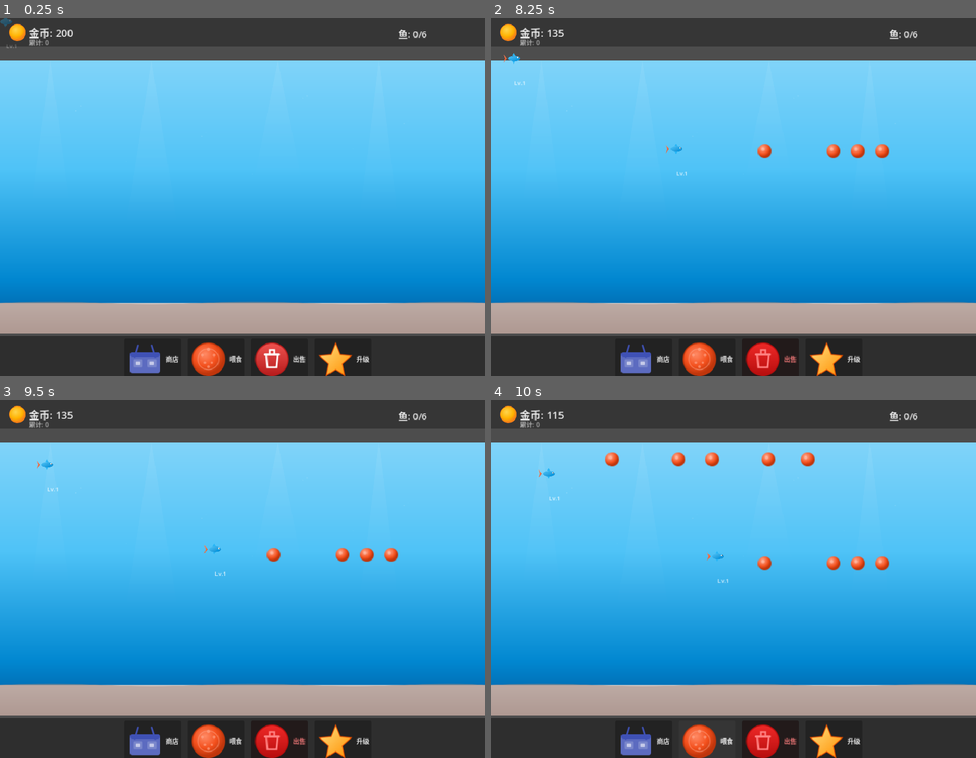
Above: before the commit, frames 1-4 (two rows, left to right).
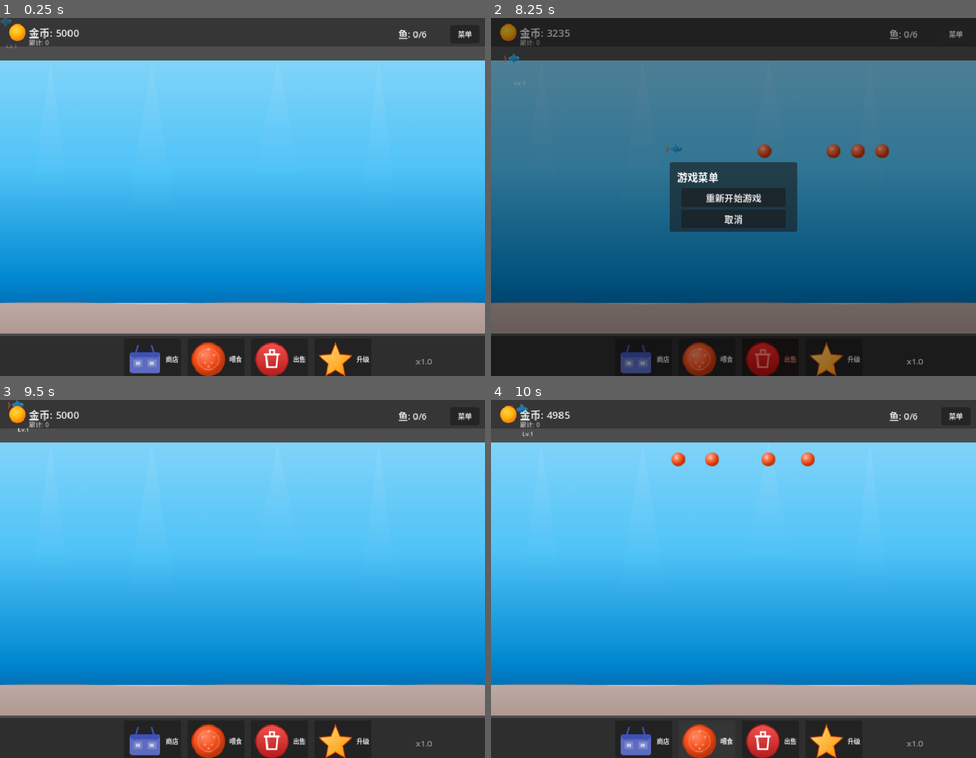
Above: after the commit, the same moments.

Repository: ZhanXuzhao/Deskquarium
Game: Godot game, scene res://main.tscn
Two runs of this game, one before a commit and one after it. Both use one fixed random seed, a clock stepped at 60 frames per second and the inputs below.
Inputs (mouse positions are in pixels of both pictures, inside the frame that each line leads up to):
- Up to frame 1 (0.25 s): no input
- Up to frame 2 (8.25 s): click (956, 35) at 0.5 s, where only the run after the commit has a clickable "菜单"; click (733, 218) at 1.25 s, where only the run after the commit has a clickable "取消"; click "商店" at 2 s; click "关闭" at 2.75 s; click "喂食" at 3.5 s; click "出售" at 4.25 s; click "升级" at 5 s; click "商店" at 5.75 s; click "购买" at 6.5 s; click "关闭" at 7.25 s; click (956, 35) at 8 s, where only the run after the commit has a clickable "菜单"
- Up to frame 3 (9.5 s): click (242, 579) at 8.75 s, where only the run after the commit has a clickable "重新开始游戏"
- Up to frame 4 (10 s): click "喂食" at 9.5 s

The runs differ from the first frame. In frame 1, less than 0.1% of the frame differs, in the area x 11-98%, y 3-97%; in frame 2, 83%, in the area x 0-100%, y 1-100%; in frame 3, 1.0%; in frame 4, 1.1%.
Error after the commit: Invalid assignment of property or key 'text' with value of type 'String' on a base object of type 'Nil'. (res://scripts/main.gd:241)

Commit message:
Add fish info panel, game menu, timescale controls, and UI improvements
- Add fish info panel with species name, level, hunger, description, and sell price
- Add game menu with restart option
- Add timescale controls (-/= keys) with visual indicator
- Add menu button to HUD
- Improve input handling with priority queue for menu/shop/info/sell modes
- Add sell mode visual feedback
- Update UI positioning on window resize
- Add new fish assets (angelfish, arowana, goldfish, guppy PNGs)

Diff:
--- a/autoload/global.gd
+++ b/autoload/global.gd
@@ -11,9 +11,10 @@
 signal sell_mode_changed(active: bool)
 signal shop_panel_toggled(visible: bool)
 signal decoration_shop_toggled(visible: bool)
+signal fish_info_requested(fish: Node2D)
 signal game_loaded()
 
-var coins: int = 200:
+var coins: int = 5000:
 	set(value):
 		coins = max(value, 0)
 		coins_changed.emit(coins)
@@ -103,7 +104,7 @@
 
 
 func load_save_data(data: Dictionary) -> void:
-	coins = data.get("coins", 200)
+	coins = data.get("coins", 5000)
 	total_earned = data.get("total_earned", 0)
 	var saved_unlocked = data.get("unlocked_species", [])
 	for i in saved_unlocked.size():
@@ -116,3 +117,17 @@
 	max_fish = data.get("max_fish", 6)
 	check_unlocks()
 	game_loaded.emit()
+
+
+func reset_state() -> void:
+	coins = 5000
+	total_earned = 0
+	fish_count = 0
+	max_fish = 6
+	save_dirty = false
+	feed_mode = false
+	sell_mode = false
+	unlocked_species = []
+	unlocked_species.resize(FishData.Species.COUNT)
+	unlocked_species[FishData.Species.GUPPY] = true
+	owned_decorations.clear()
--- a/autoload/save_manager.gd
+++ b/autoload/save_manager.gd
@@ -34,4 +34,5 @@
 func reset_save() -> void:
 	if FileAccess.file_exists(SAVE_PATH):
 		DirAccess.remove_absolute(SAVE_PATH)
+	Global.reset_state()
 	get_tree().reload_current_scene()
--- a/scripts/fish/fish.gd
+++ b/scripts/fish/fish.gd
@@ -171,9 +171,12 @@
 
 
 func _on_input_event(_viewport: Node, event: InputEvent, _shape_idx: int) -> void:
-	if event is InputEventMouseButton and event.pressed and event.button_index == MOUSE_BUTTON_LEFT:
-		if Global.sell_mode and get_sellable():
-			_sell_fish()
+	if event is InputEventMouseButton and event.pressed:
+		if event.button_index == MOUSE_BUTTON_LEFT:
+			if Global.sell_mode and get_sellable():
+				_sell_fish()
+		elif event.button_index == MOUSE_BUTTON_RIGHT:
+			Global.fish_info_requested.emit(self)
 
 
 func _on_mouse_entered() -> void:
--- a/scripts/main.gd
+++ b/scripts/main.gd
@@ -7,6 +7,9 @@
 @onready var decoration_container: Node2D = $Aquarium/DecorationContainer
 
 var shop_panel_open: bool = false
+var _selected_fish: Node2D = null
+var _prev_minus: bool = false
+var _prev_equal: bool = false
 
 var aquarium_bounds: Rect2:
 	get:
@@ -18,12 +21,24 @@
 
 var _fish_shop_list: VBoxContainer
 var _deco_shop_list: VBoxContainer
+var _fish_info_panel: Panel = null
+var _fish_info_name: Label = null
+var _fish_info_name_en: Label = null
+var _fish_info_level: Label = null
+var _fish_info_hunger: Label = null
+var _fish_info_desc: Label = null
+var _fish_info_sell: Label = null
+var _timescale_label: Label = null
+var _game_menu_panel: Panel = null
+var _game_menu_bg: ColorRect = null
+var _menu_open: bool = false
 
 
 func _ready() -> void:
 	Global.fish_added.connect(_on_fish_added)
 	Global.fish_sold.connect(_on_fish_sold)
 	Global.shop_panel_toggled.connect(_on_shop_toggled)
+	Global.fish_info_requested.connect(_on_fish_info_requested)
 
 	get_window().size_changed.connect(_on_window_resized)
 
@@ -37,6 +52,7 @@
 func _on_window_resized() -> void:
 	_setup_aquarium()
 	_update_ui_positions()
+	_update_fish_info_panel_position()
 	for fish in fish_container.get_children():
 		if fish.has_method("set_aquarium_bounds"):
 			fish.set_aquarium_bounds(aquarium_bounds)
@@ -95,10 +111,25 @@
 
 func _handle_input() -> void:
 	if Input.is_action_just_pressed("ui_cancel"):
-		if shop_panel_open:
+		if _menu_open:
+			_toggle_game_menu()
+		elif shop_panel_open:
 			toggle_shop()
+		elif _selected_fish != null:
+			_hide_fish_info()
 		elif Global.sell_mode:
 			Global.sell_mode = false
+
+	var minus_pressed := Input.is_key_pressed(KEY_MINUS)
+	var equal_pressed := Input.is_key_pressed(KEY_EQUAL)
+	if minus_pressed and not _prev_minus:
+		Engine.time_scale = max(0.1, Engine.time_scale - 0.5)
+		_timescale_changed()
+	if equal_pressed and not _prev_equal:
+		Engine.time_scale = min(5.0, Engine.time_scale + 0.5)
+		_timescale_changed()
+	_prev_minus = minus_pressed
+	_prev_equal = equal_pressed
 
 
 func _setup_ui() -> void:
@@ -111,6 +142,9 @@
 	_build_hud(ui, view_size)
 	_build_shop_panel(ui, view_size)
 	_build_bottom_bar(ui, view_size)
+	_build_fish_info_panel(ui, view_size)
+	_build_game_menu(ui, view_size)
+	_build_timescale_label(ui, view_size)
 
 
 func _update_ui_positions() -> void:
@@ -164,6 +198,24 @@
 	if shop_panel:
 		shop_panel.position = Vector2(view_size.x / 2 - 250, view_size.y / 2 - 210)
 
+	_update_fish_info_panel_position()
+
+	# Menu button
+	var menu_btn := ui.get_node_or_null("MenuBtn") as Button
+	if menu_btn:
+		menu_btn.position = Vector2(view_size.x - 60, 12)
+
+	# Game menu
+	if _game_menu_bg:
+		_game_menu_bg.size = view_size
+		_game_menu_bg.position = Vector2.ZERO
+	if _game_menu_panel:
+		_game_menu_panel.position = Vector2(view_size.x / 2 - 110, view_size.y / 2 - 60)
+
+	# Timescale label
+	if _timescale_label:
+		_timescale_label.position = Vector2(view_size.x - 120, view_size.y - 35)
+
 
 func _build_hud(ui: CanvasLayer, view_size: Vector2) -> void:
 	var bg := ColorRect.new()
@@ -211,6 +263,16 @@
 	Global.fish_added.connect(update_fish_count)
 	Global.fish_sold.connect(update_fish_count)
 	Global.game_loaded.connect(update_fish_count)
+
+	# Menu button
+	var menu_btn := Button.new()
+	menu_btn.name = "MenuBtn"
+	menu_btn.text = "菜单"
+	menu_btn.position = Vector2(view_size.x - 60, 12)
+	menu_btn.size = Vector2(50, 26)
+	menu_btn.add_theme_font_size_override("font_size", 12)
+	ui.add_child(menu_btn)
+	menu_btn.pressed.connect(_toggle_game_menu)
 
 
 func _build_shop_panel(ui: CanvasLayer, view_size: Vector2) -> void:
@@ -484,3 +546,177 @@
 func _on_shop_toggled(visible: bool) -> void:
 	if visible:
 		toggle_shop()
+
+
+# ── Fish Info Panel ──────────────────────────────────────────────────────
+
+func _build_fish_info_panel(ui: CanvasLayer, view_size: Vector2) -> void:
+	_fish_info_panel = Panel.new()
+	_fish_info_panel.name = "FishInfoPanel"
+	_fish_info_panel.size = Vector2(220, 140)
+	_fish_info_panel.visible = false
+	ui.add_child(_fish_info_panel)
+
+	var margin := 8
+	var line_h := 20
+
+	_fish_info_name = Label.new()
+	_fish_info_name.name = "FishInfoName"
+	_fish_info_name.position = Vector2(margin, margin)
+	_fish_info_name.add_theme_font_size_override("font_size", 16)
+	_fish_info_panel.add_child(_fish_info_name)
+
+	_fish_info_name_en = Label.new()
+	_fish_info_name_en.name = "FishInfoNameEn"
+	_fish_info_name_en.position = Vector2(margin + 2, margin + line_h)
+	_fish_info_name_en.add_theme_font_size_override("font_size", 10)
+	_fish_info_name_en.modulate = Color(1, 1, 1, 0.6)
+	_fish_info_panel.add_child(_fish_info_name_en)
+
+	_fish_info_level = Label.new()
+	_fish_info_level.name = "FishInfoLevel"
+	_fish_info_level.position = Vector2(margin, margin + line_h * 2 + 2)
+	_fish_info_level.add_theme_font_size_override("font_size", 13)
+	_fish_info_panel.add_child(_fish_info_level)
+
+	_fish_info_hunger = Label.new()
+	_fish_info_hunger.name = "FishInfoHunger"
+	_fish_info_hunger.position = Vector2(margin, margin + line_h * 3 + 2)
+	_fish_info_hunger.add_theme_font_size_override("font_size", 12)
+	_fish_info_panel.add_child(_fish_info_hunger)
+
+	_fish_info_desc = Label.new()
+	_fish_info_desc.name = "FishInfoDesc"
+	_fish_info_desc.position = Vector2(margin, margin + line_h * 4 + 2)
+	_fish_info_desc.add_theme_font_size_override("font_size", 10)
+	_fish_info_desc.modulate = Color(1, 1, 1, 0.7)
+	_fish_info_desc.autowrap_mode = TextServer.AUTOWRAP_WORD_SMART
+	_fish_info_desc.size = Vector2(204, 30)
+	_fish_info_panel.add_child(_fish_info_desc)
+
+	_fish_info_sell = Label.new()
+	_fish_info_sell.name = "FishInfoSell"
+	_fish_info_sell.position = Vector2(margin, margin + line_h * 6 + 2)
+	_fish_info_sell.add_theme_font_size_override("font_size", 11)
+	_fish_info_sell.modulate = Color(1, 0.8, 0.4, 0.9)
+	_fish_info_panel.add_child(_fish_info_sell)
+
+	_update_fish_info_panel_position()
+
+
+func _update_fish_info_panel_position() -> void:
+	if _fish_info_panel == null:
+		return
+	var view_size := get_viewport_rect().size
+	_fish_info_panel.position = Vector2(10, view_size.y - 70 - _fish_info_panel.size.y - 8)
+
+
+func _on_fish_info_requested(fish: Node2D) -> void:
+	if not is_instance_valid(fish):
+		return
+	_selected_fish = fish
+	_refresh_fish_info_panel()
+	_fish_info_panel.visible = true
+
+
+func _refresh_fish_info_panel() -> void:
+	if _selected_fish == null or not is_instance_valid(_selected_fish):
+		return
+	var f := _selected_fish
+	var species: int = f.species
+	var lv: int = f.get_level()
+	var hunger_pct: int = int(f.hunger * 100)
+	_fish_info_name.text = FishData.get_species_name(species)
+	_fish_info_name_en.text = FishData.get_species_name_en(species)
+	_fish_info_level.text = "等级: %d / %d" % [lv, FishData.get_max_level(species)]
+	_fish_info_hunger.text = "饱食度: %d%%" % hunger_pct
+	_fish_info_desc.text = FishData.get_description(species)
+	if f.get_sellable():
+		_fish_info_sell.text = "售价: ¥%d" % f.get_sell_price()
+	else:
+		_fish_info_sell.text = "状态: 死亡"
+
+
+func _hide_fish_info() -> void:
+	_selected_fish = null
+	if _fish_info_panel:
+		_fish_info_panel.visible = false
+
+
+# ── Game Menu ───────────────────────────────────────────────────────────
+
+func _build_game_menu(ui: CanvasLayer, view_size: Vector2) -> void:
+	_game_menu_bg = ColorRect.new()
+	_game_menu_bg.name = "GameMenuBg"
+	_game_menu_bg.color = Color(0, 0, 0, 0.4)
+	_game_menu_bg.size = view_size
+	_game_menu_bg.position = Vector2.ZERO
+	_game_menu_bg.visible = false
+	_game_menu_bg.mouse_filter = Control.MOUSE_FILTER_STOP
+	ui.add_child(_game_menu_bg)
+	# Clicking bg closes menu
+	_game_menu_bg.gui_input.connect(_on_menu_bg_input)
+
+	_game_menu_panel = Panel.new()
+	_game_menu_panel.name = "GameMenuPanel"
+	_game_menu_panel.size = Vector2(220, 120)
+	_game_menu_panel.position = Vector2(view_size.x / 2 - 110, view_size.y / 2 - 60)
+	_game_menu_panel.visible = false
+	ui.add_child(_game_menu_panel)
+
+	var title := Label.new()
+	title.text = "游戏菜单"
+	title.position = Vector2(12, 12)
+	title.add_theme_font_size_override("font_size", 18)
+	_game_menu_panel.add_child(title)
+
+	var restart_btn := Button.new()
+	restart_btn.text = "重新开始游戏"
+	restart_btn.position = Vector2(20, 45)
+	restart_btn.size = Vector2(180, 30)
+	_game_menu_panel.add_child(restart_btn)
+	restart_btn.pressed.connect(_on_restart_pressed)
+
+	var cancel_btn := Button.new()
+	cancel_btn.text = "取消"
+	cancel_btn.position = Vector2(20, 82)
+	cancel_btn.size = Vector2(180, 30)
+	_game_menu_panel.add_child(cancel_btn)
+	cancel_btn.pressed.connect(_toggle_game_menu)
+
+
+func _toggle_game_menu() -> void:
+	_menu_open = not _menu_open
+	_game_menu_bg.visible = _menu_open
+	_game_menu_panel.visible = _menu_open
+
+
+func _on_menu_bg_input(event: InputEvent) -> void:
+	if event is InputEventMouseButton and event.pressed and event.button_index == MOUSE_BUTTON_LEFT:
+		_toggle_game_menu()
+
+
+func _on_restart_pressed() -> void:
+	_toggle_game_menu()
+	SaveManager.reset_save()
+
+
+# ── Timescale ────────────────────────────────────────────────────────────
+
+func _build_timescale_label(ui: CanvasLayer, view_size: Vector2) -> void:
+	_timescale_label = Label.new()
+	_timescale_label.name = "TimescaleLabel"
+	_timescale_label.text = "x%.1f" % Engine.time_scale
+	_timescale_label.position = Vector2(view_size.x - 120, view_size.y - 35)
+	_timescale_label.add_theme_font_size_override("font_size", 14)
+	_timescale_label.modulate = Color(1, 1, 1, 0.5)
+	ui.add_child(_timescale_label)
+
+
+func _timescale_changed() -> void:
+	if _timescale_label:
+		_timescale_label.text = "x%.1f" % Engine.time_scale
+		# Brief flash effect
+		_timescale_label.modulate = Color(1, 1, 1, 1.0)
+		var tween := create_tween()
+		tween.tween_property(_timescale_label, "modulate", Color(1, 1, 1, 0.5), 1.0)
Binary file added: assets/fish/fish_angelfish.png
Not shown, added: assets/fish/fish_angelfish.png.import
Binary file added: assets/fish/fish_arowana.png
Not shown, added: assets/fish/fish_arowana.png.import
Binary file added: assets/fish/fish_goldfish.png
Not shown, added: assets/fish/fish_goldfish.png.import
Binary file added: assets/fish/fish_guppy.png
Not shown, added: assets/fish/fish_guppy.png.import
